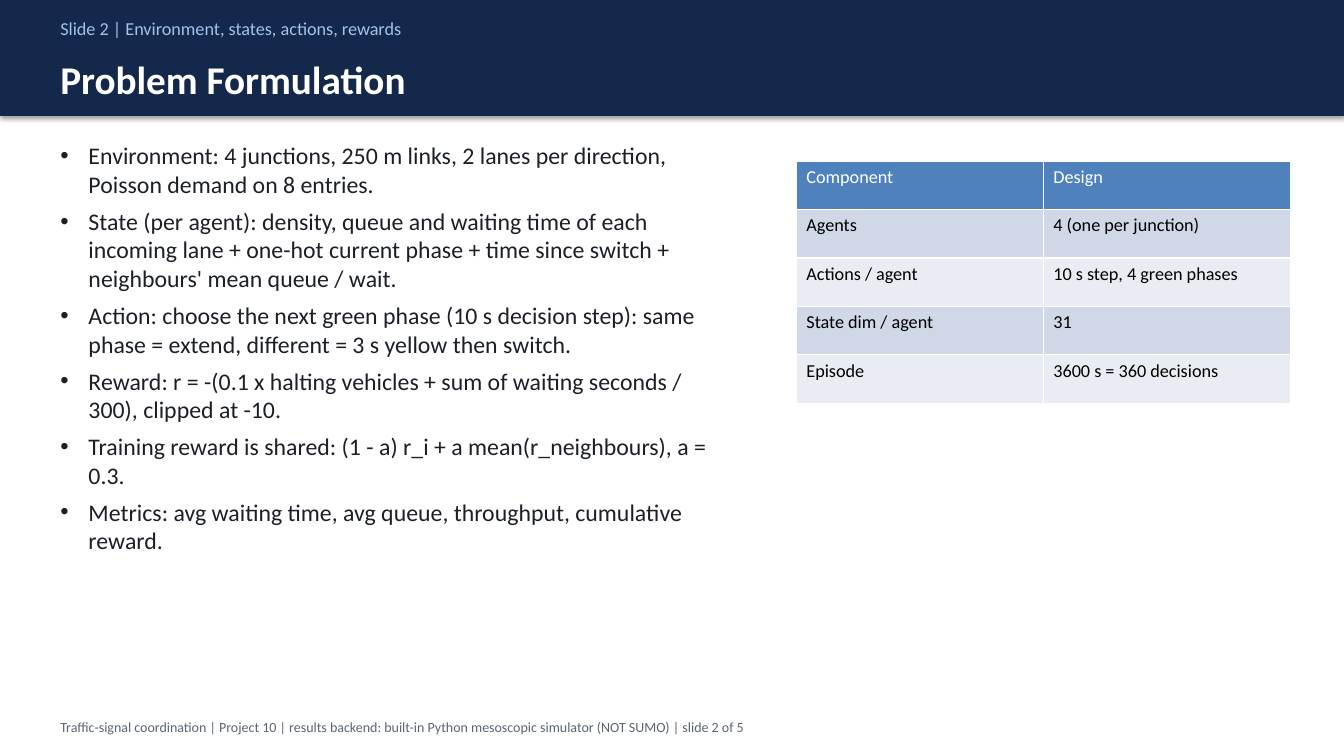
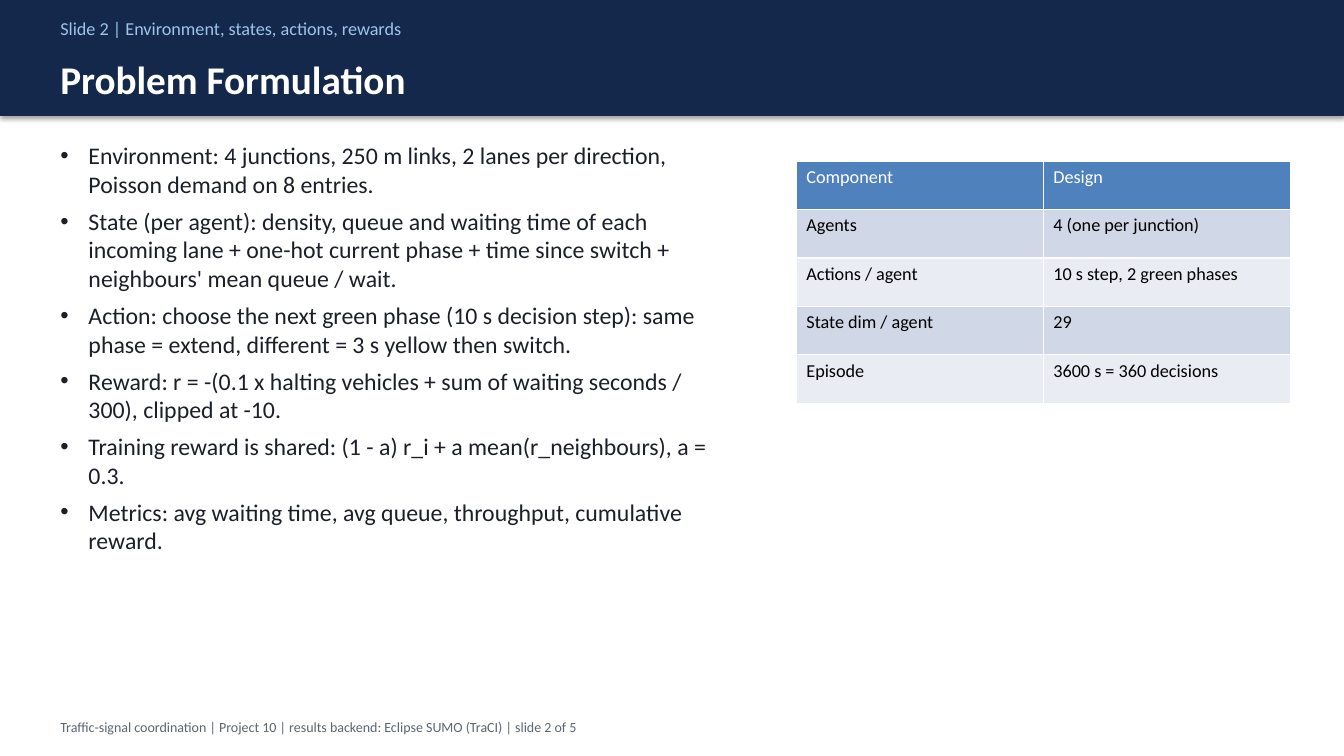
Before and after one commit to sanskrithavaidya/Smart-Traffic-Management-RL, a slide deck: slide 2 of results/Five_Slide_Presentation.pptx. Drawn at 1344x756 pixels with LibreOffice and Linux fonts; fonts in the diff are those of the drawing. Boxes give left, top, right and bottom in pixels: in the first picture for what was removed or moved away, otherwise in the second. Text is boxed around its words. In the diff, an @@ line names an element or a change of style, - is before the commit and + after.

Commit message:
Real SUMO results

```diff
--- a/results/Five_Slide_Presentation.pptx
+++ b/results/Five_Slide_Presentation.pptx
@@ table at box(797, 161, 1291, 403) @@
-row 3, column 2: 10 s step, 4 green phases
+row 3, column 2: 10 s step, 2 green phases
-row 4, column 2: 31
+row 4, column 2: 29
@@ text at box(60, 722, 576, 735): text changed @@
-Traffic-signal coordination | Project 10 | results backend: built-in Python mesoscopic simulator (NOT SUMO) | slide 2 of 5
+Traffic-signal coordination | Project 10 | results backend: Eclipse SUMO (TraCI) | slide 2 of 5
```
Also in this commit, not shown: 4 other slides changed, 20 other files.
